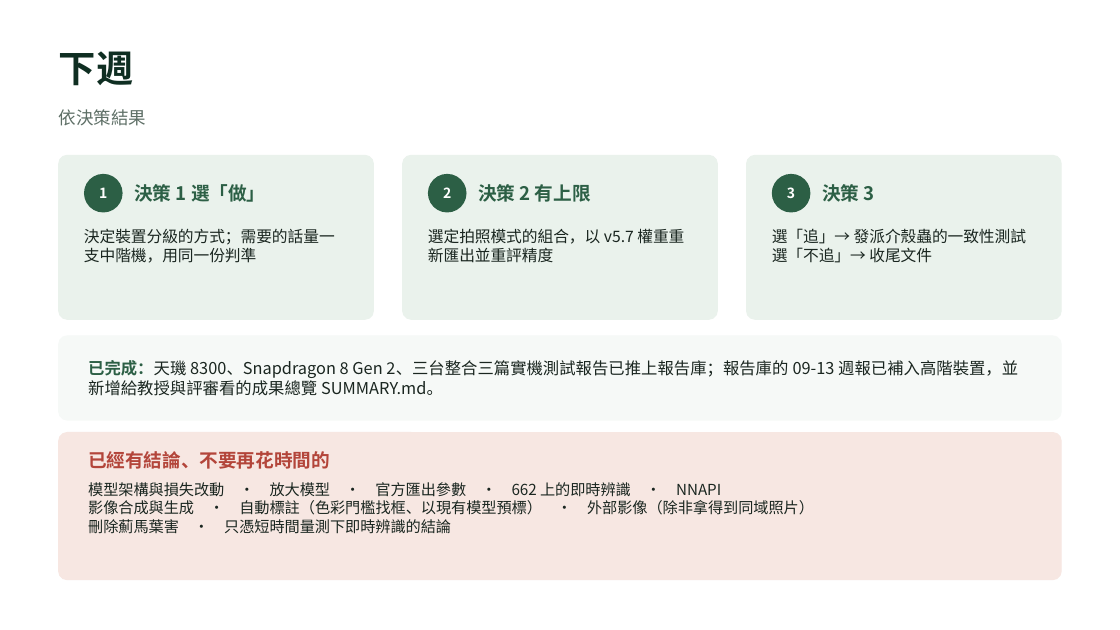
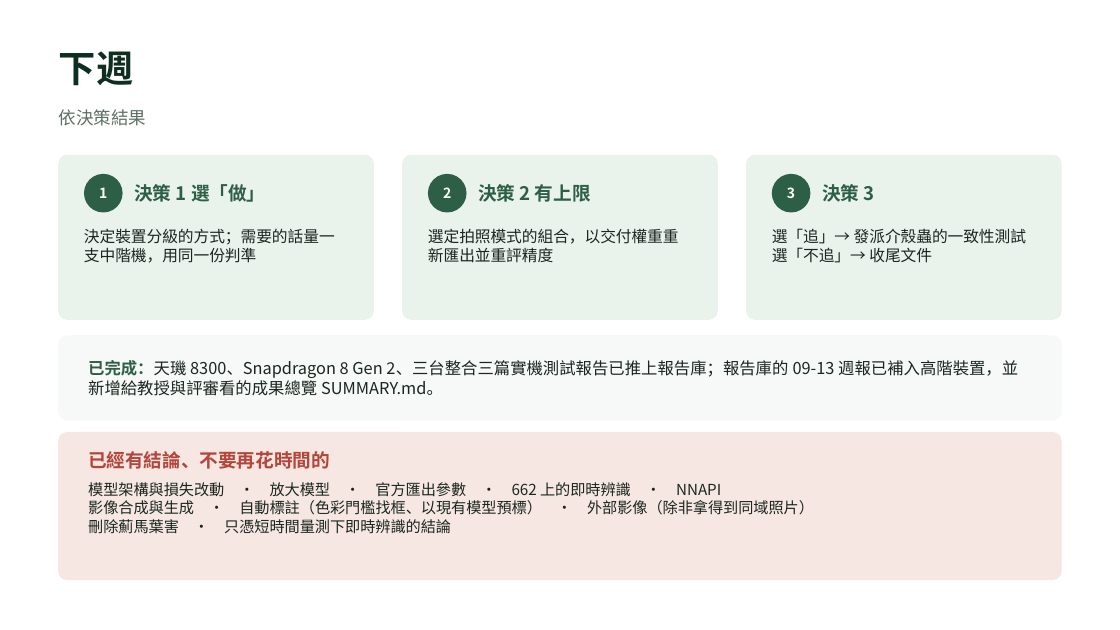
Before and after one commit to OneLeaf-dx/detection, a slide deck: slide 10 of docs/v12.3_簡報_口頭報告.pptx. Drawn at 1120x630 pixels with LibreOffice and Linux fonts; fonts in the diff are those of the drawing. Boxes give left, top, right and bottom in pixels: in the first picture for what was removed or moved away, otherwise in the second. Text is boxed around its words. In the diff, an @@ line names an element or a change of style, - is before the commit and + after.

```diff
--- a/docs/v12.3_簡報_口頭報告.pptx
+++ b/docs/v12.3_簡報_口頭報告.pptx
@@ text at bbox=[428, 228, 679, 263]: text changed @@
-選定拍照模式的組合，以 v5.7 權重重新匯出並重評精度
+選定拍照模式的組合，以交付權重重新匯出並重評精度
```
Also in this commit, not shown: 11 other slides changed, 19 other files.
